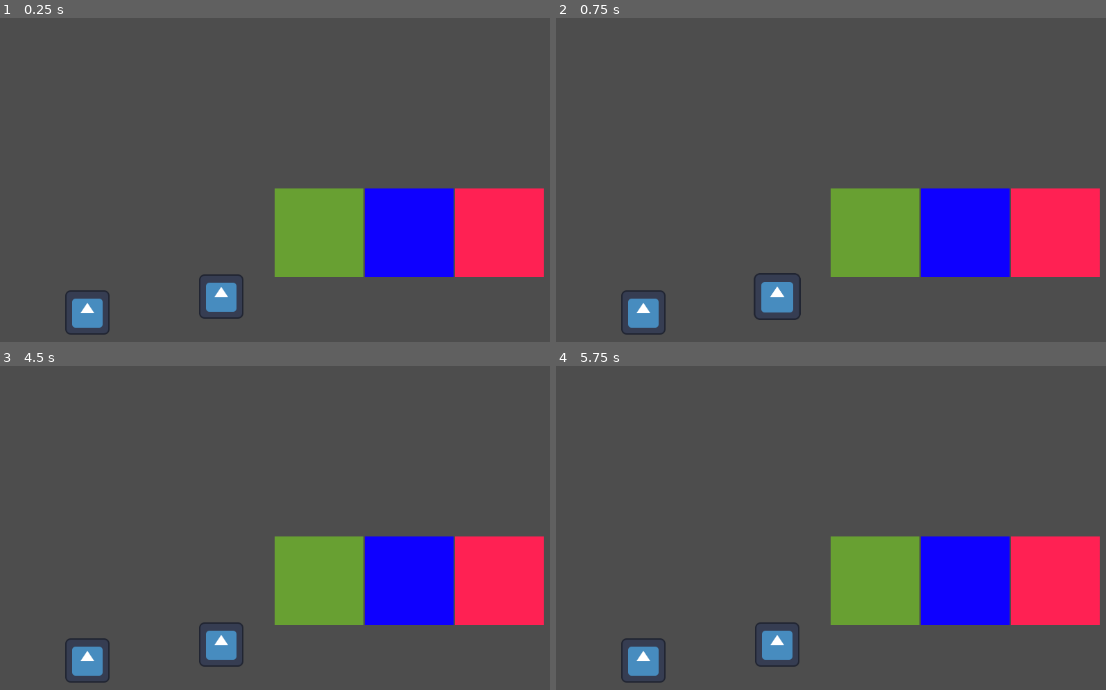
Above: before the commit, frames 1-4 (two rows, left to right).
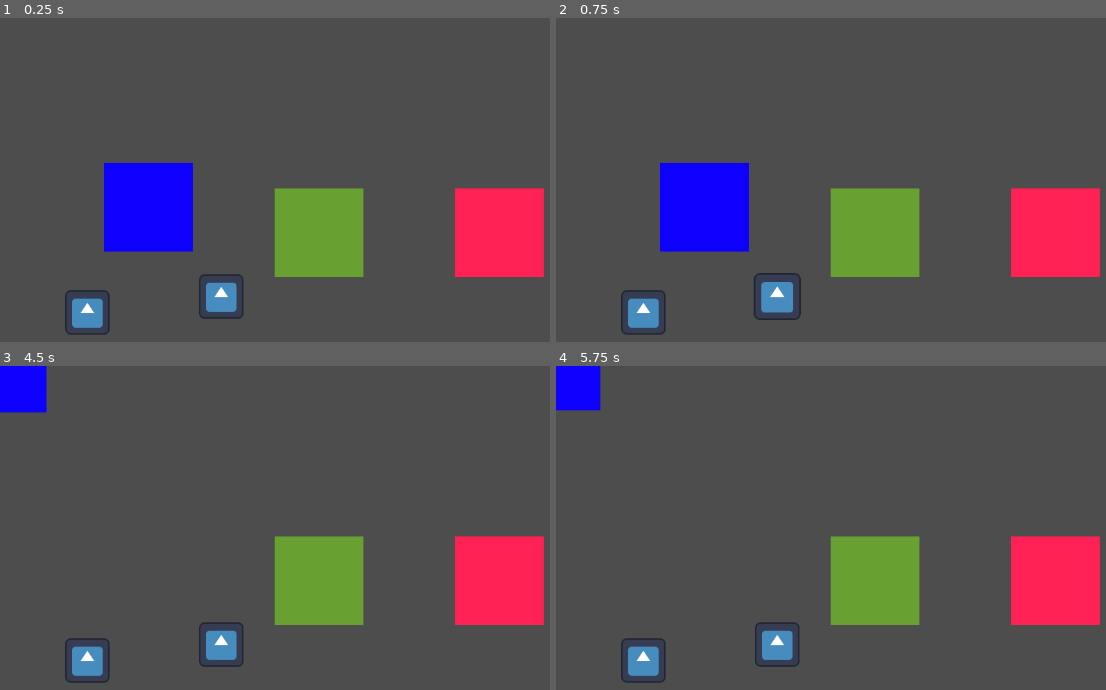
Above: after the commit, the same moments.

Repository: Smoresies/GMTK2025
Game: Godot game, scene res://scenes/sandbox.tscn
Two runs of this game, one before a commit and one after it. Both use one fixed random seed, a clock stepped at 60 frames per second and the inputs below. The engine's default icon, where the game draws it, is replaced by a stand-in: a white triangle on a blue panel in a dark square.
Inputs (mouse positions are in pixels of both pictures, inside the frame that each line leads up to):
- Up to frame 1 (0.25 s): no input
- Up to frame 2 (0.75 s): tap Enter at 0.5 s; move the mouse to (776, 296) at 0.52 s; tap Space (space) at 0.6 s
- Up to frame 3 (4.5 s): tap Space (space) at 1.25, 1.55, 2.1, 2.75, 2.85, 3.8, 4.25, 4.35 s; move the mouse to (88, 660) at 1.27 s; click (88, 660) at 1.35 s; tap Enter at 2, 3.5 s; move the mouse to (407, 579) at 2.02 s; move the mouse to (357, 680) at 2.77 s; move the mouse to (outside the picture) at 3.52 s; press the mouse at (outside the picture) at 3.53 s; move the mouse to (159, 524) at 4.27 s; release the mouse at (159, 524) at 4.28 s
- Up to frame 4 (5.75 s): move the mouse to (996, 589) at 5.02 s; tap Space (space) at 5.1 s

The runs differ from the first frame. In frame 1, 8.9% of the frame differs, in the area x 18-83%, y 44-80%; in frame 2, 8.9%; in frame 3, 5.7%; in frame 4, 5.6%.

Commit message:
Basic Gameplay Ideas WORKS

Diff:
--- /dev/null
+++ b/scenes/end.gd
@@ -0,0 +1,5 @@
+extends Area2D
+
+
+func _on_area_shape_entered(_area_rid: RID, _area: Area2D, _area_shape_index: int, _local_shape_index: int) -> void:
+	print("You win!")
--- a/scenes/end.tscn
+++ b/scenes/end.tscn
@@ -1,8 +1,13 @@
-[gd_scene load_steps=2 format=3 uid="uid://ddu00bxi35taq"]
+[gd_scene load_steps=3 format=3 uid="uid://ddu00bxi35taq"]
+
+[ext_resource type="Script" uid="uid://421uunl7sso0" path="res://scenes/end.gd" id="1_mwn6m"]
 
 [sub_resource type="CircleShape2D" id="CircleShape2D_xdx16"]
 
 [node name="End" type="Area2D"]
+collision_layer = 0
+collision_mask = 4
+script = ExtResource("1_mwn6m")
 
 [node name="ColorRect" type="ColorRect" parent="."]
 anchors_preset = 8
@@ -21,3 +26,5 @@
 [node name="CollisionShape2D" type="CollisionShape2D" parent="."]
 scale = Vector2(4, 4)
 shape = SubResource("CircleShape2D_xdx16")
+
+[connection signal="area_shape_entered" from="." to="." method="_on_area_shape_entered"]
--- a/scenes/pipe.tscn
+++ b/scenes/pipe.tscn
@@ -49,6 +49,7 @@
 scale = Vector2(6, 6)
 shape = SubResource("RectangleShape2D_8x3ej")
 
+[connection signal="area_shape_entered" from="Area2D2" to="." method="checker_triggered"]
 [connection signal="body_entered" from="Area2D3" to="." method="_on_area_2d_body_entered"]
 [connection signal="mouse_entered" from="Area2D3" to="." method="_on_area_2d_mouse_entered"]
 [connection signal="mouse_exited" from="Area2D3" to="." method="_on_area_2d_mouse_exited"]
--- a/scenes/sandbox.tscn
+++ b/scenes/sandbox.tscn
@@ -42,4 +42,4 @@
 position = Vector2(126, 425)
 
 [node name="Pipe" parent="." instance=ExtResource("5_tpt06")]
-position = Vector2(590, 310)
+position = Vector2(214, 273)
--- a/scenes/start.gd
+++ b/scenes/start.gd
@@ -3,8 +3,8 @@
 @onready var collision_shape_2d: CollisionShape2D = $CollisionShape2D
 
 
-func _unhandled_input(event: InputEvent) -> void:
+func _unhandled_input(_event: InputEvent) -> void:
 	if Input.is_action_just_pressed("space"):
 		collision_shape_2d.disabled = false
 		await get_tree().create_timer(0.1).timeout
-		# collision_shape_2d.disabled = true
+		collision_shape_2d.disabled = true
--- a/scenes/start.tscn
+++ b/scenes/start.tscn
@@ -25,6 +25,6 @@
 
 [node name="CollisionShape2D" type="CollisionShape2D" parent="."]
 position = Vector2(64, 0)
-scale = Vector2(4, 4)
+scale = Vector2(5, 5)
 shape = SubResource("CircleShape2D_ewcy1")
 disabled = true
--- a/scripts/pipe.gd
+++ b/scripts/pipe.gd
@@ -4,9 +4,7 @@
 
 var checked: bool = false
 
-
-func checker_triggered(_area: Area2D) -> void:
-	print("checked!")
+func checker_triggered(_area_rid: RID, _area: Area2D, _area_shape_index: int, _local_shape_index: int) -> void:
 	if not checked:
-		send_right.disabled = false
+		send_right.set_deferred("disabled", false)
 		checked = true
Not shown, added: scenes/end.gd.uid
